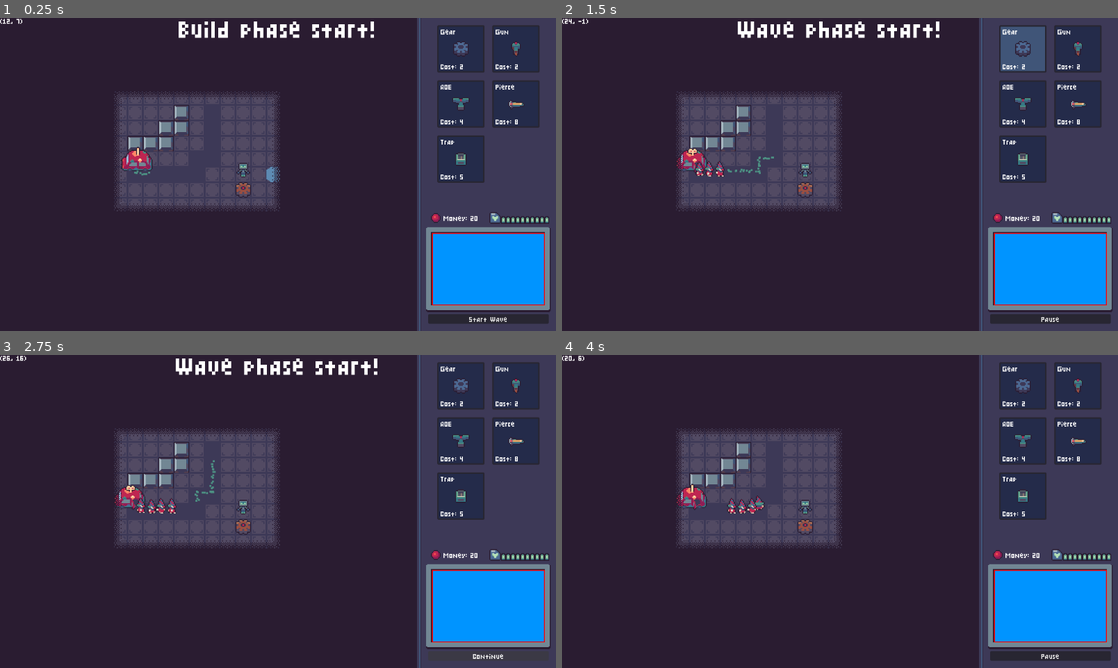
Above: before the commit, frames 1-4 (two rows, left to right).
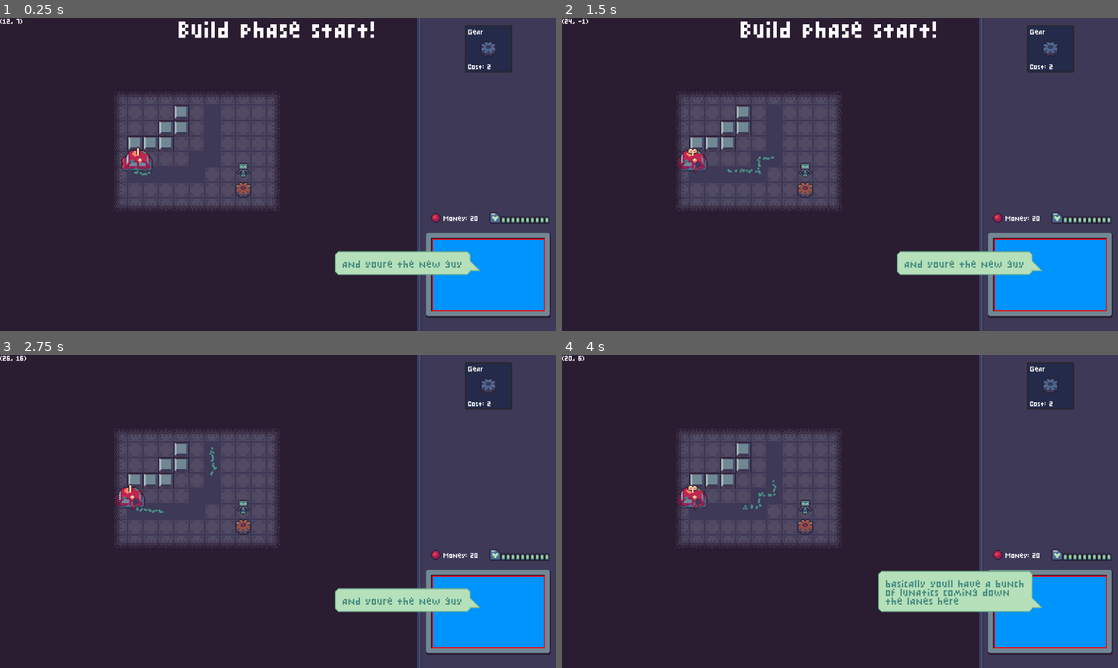
Above: after the commit, the same moments.

Repository: aughckt/spin-to-win
Game: Godot game, scene res://structure/meta/level_manager.tscn
Two runs of this game, one before a commit and one after it. Both use one fixed random seed, a clock stepped at 60 frames per second and the inputs below. The engine's default icon, where the game draws it, is replaced by a stand-in: a white triangle on a blue panel in a dark square.
Inputs (mouse positions are in pixels of both pictures, inside the frame that each line leads up to):
- Up to frame 1 (0.25 s): no input
- Up to frame 2 (1.5 s): click (1051, 318) at 0.5 s, where only the run before the commit has a clickable "Start Wave"; click (1023, 49) at 1.27 s
- Up to frame 3 (2.75 s): click (489, 655) at 2 s, where only the run before the commit has a clickable "Pause"
- Up to frame 4 (4 s): click (1051, 655) at 2.75 s, where only the run before the commit has a clickable "Continue"; tap Enter at 3.5 s; move the mouse to (962, 495) at 3.52 s; hold D (right) from 3.53 s (still down); hold E (interact) from 3.53 s (still down); click (962, 495) at 3.67 s

The runs differ from the first frame. In frame 1, 9.5% of the frame differs, in the area x 47-99%, y 2-98%; in frame 2, 11%; in frame 3, 10%; in frame 4, 11%, in the area x 22-99%, y 2-98%.

Commit message:
add interactive tutorial

Diff:
--- a/environment/environment.gd
+++ b/environment/environment.gd
@@ -36,7 +36,7 @@
 
 var tile_to_gear_set: Dictionary[Vector2i, GearSet] = {}
 var tile_to_visual: Dictionary[Vector2i, GearVisual] = {}
-var tile_to_tower: Dictionary[Vector2i, Node2D] = {}
+var tile_to_tower: Dictionary[Vector2i, GenericTower] = {}
 ##true if powered
 var ori_gear_state: Dictionary[Vector2i, bool] = {}
 
@@ -196,7 +196,7 @@
 
 				if gset.has_ori_gear:
 						if has_powered_neighbour:
-							return "you cant connect 2 origin\ngears to each other"
+							return "you cant connect 2 sets\nthat are both connected\n to an origin gear"
 						else:
 							has_powered_neighbour = true
 							neighbour_ori = gset.ori_gear_tile
@@ -206,7 +206,7 @@
 			else:
 				if gear_kind_at(candidate) == ORIGIN_GEAR:
 					if has_powered_neighbour:
-						return "you cant connect 2 origin\ngears to each other"
+						return "you cant connect 2 sets\nthat are both connected\n to an origin gear"
 
 					has_powered_neighbour = true
 					neighbour_ori = candidate
@@ -539,13 +539,20 @@
 
 		nose.vel = (-at.direction_to(target)).rotated(angle) * speed
 
+#func say_untimed(text: String) -> void:
+	#if text == "":
+		#return
+	#
+	#hud.speech_bubble.set_text(text, -1)
+	#hud.speech_bubble.show()
+
 func say(text: String) -> void:
 	if text == "":
 		return
 
-	hud.speech_bubble.set_text(text, 2)
+	hud.speech_bubble.set_text_temp(text, 2)
 	hud.speech_bubble.show()
 
-func clear_speech_bubble() -> void:
-	hud.speech_bubble.set_text("If you can see this there is a bug")
-	hud.speech_bubble.hide()
+#func clear_speech_bubble() -> void:
+	#hud.speech_bubble.set_text("If you can see this there is a bug")
+	#hud.speech_bubble.hide()
--- a/structure/levels/level_gunturn.tscn
+++ b/structure/levels/level_gunturn.tscn
@@ -4,6 +4,8 @@
 [ext_resource type="Script" uid="uid://cqeic2k8kt4v1" path="res://structure/meta/lane_data.gd" id="2_cyw1q"]
 [ext_resource type="Script" uid="uid://lglt8bhkbaeb" path="res://structure/meta/wave_data.gd" id="2_halu2"]
 [ext_resource type="PackedScene" uid="uid://2aihi36nsg0w" path="res://environment/spawn_point.tscn" id="4_cyw1q"]
+[ext_resource type="Script" uid="uid://iuvu5f8f8tjj" path="res://structure/tutorial/tutorial.gd" id="5_7f8rm"]
+[ext_resource type="Script" uid="uid://b55436prbbuts" path="res://towers/tower_data.gd" id="5_oj0pf"]
 
 [sub_resource type="Curve" id="Curve_sne7d"]
 _limits = [0.0, 10.0, 0.0, 5.0]
@@ -23,7 +25,6 @@
 metadata/_custom_type_script = "uid://cqeic2k8kt4v1"
 
 [node name="LevelGunturn" unique_id=251983101 instance=ExtResource("1_5bju1")]
-level_hp = 10
 lanes = Array[ExtResource("2_cyw1q")]([SubResource("Resource_2n1nx")])
 
 [node name="SpawnPointContainer" parent="." index="0" unique_id=1156764314]
@@ -45,7 +46,14 @@
 [node name="ArrowTiles" parent="Environment" parent_id_path=PackedInt32Array(123182581) index="9" unique_id=108710037]
 tile_map_data = PackedByteArray("AAAIAAUAAAABAAEAAAADAAcAAAAAAAAAAAAEAAcAAAAAAAAAAAAFAAcAAAAAAAAAAAAGAAcAAAAAAAAAAAAHAAcAAAABAAEAAAAIAAYAAAABAAEAAAAIAAQAAAABAAEAAAAIAAMAAAACAAAAAAAHAAYAAAAAAAAAAAA=")
 
+[node name="HUD" parent="Environment/HUD" parent_id_path=PackedInt32Array(123182581, 1083079759) index="0" unique_id=1114338]
+towers = Array[ExtResource("5_oj0pf")]([])
+
 [node name="Player" parent="Environment" parent_id_path=PackedInt32Array(123182581) index="13" unique_id=1382910038]
 position = Vector2(672, 480)
 
+[node name="Tutorial" type="Node" parent="." index="2" unique_id=773734363]
+script = ExtResource("5_7f8rm")
+metadata/_custom_type_script = "uid://iuvu5f8f8tjj"
+
 [editable path="Environment"]
--- a/structure/meta/level_manager.gd
+++ b/structure/meta/level_manager.gd
@@ -19,6 +19,8 @@
 var current_wave_index: int = 0
 
 signal wave_started
+
+
 
 @onready var level_won_timer: Timer = %LevelWonTimer
 @onready var level_lost_timer: Timer = %LevelLostTimer
--- /dev/null
+++ b/structure/tutorial/tutorial.gd
@@ -0,0 +1,112 @@
+class_name Tutorial
+extends Node
+
+var env: Env
+
+var lines := "and youre the new guy
+basically youll have a bunch|of lunatics coming down|the lanes here
+its your job to make|them emplyable
+also about the|rc robot thing
+the best i have is that it adds another degree to|any technically illegal activity|you might have to do on behalf of the company
+tried to ask legal but they wouldnt tell me
+said it would \"make me complicit\"
+anyway you know wasd right?
+@MOVE
+ok good
+you see that orange gear thing over there?
+we call these \"origin gears\"
+if you go next to it and|hold space youll start spinning it
+@SPIN
+@BUILD_UNLOCK
+you can also place stuff with the mouse
+@BUILD_GEAR
+if you connect some|gears to the origin|theyll start spinning too
+@GEAR_SPIN
+(it may be difficult to grasp|but youre somehow far|from the bottom of the barrel)
+now if you select a tower|from the menu you|can place it on any gear
+just be mindful,|the gear needs to be spinning|for the tower to be active
+@TOWER_SHOOT
+if you want to sell a tower|you can do that with right click
+also be on the lookout for noses
+theyre basically concentrated joy,|extremely valuable
+you can use them to buy|more towers and gears
+youll see
+ok i think thats everything
+press the start wave button|when youre ready and|we'll unleash the horde
+good luck".split("\n")
+
+var current_line: int = 0
+var finished: bool = false
+var speech_bubble: SpeechBubble
+
+func _ready() -> void:
+	env = Env.INST
+	env.hud.start_wave_button.hide()
+	env.is_build_phase = false
+	env.build_visual.hide()
+	speech_bubble = env.hud.speech_bubble
+
+	advance()
+
+func advance(force: bool = false) -> void:
+	if finished:
+		return
+
+	if force:
+		current_line += 1
+
+	if current_line >= lines.size():
+		env.hud.start_wave_button.show()
+		env.build_visual.show()
+		env.is_build_phase = true
+		finished = true
+		speech_bubble.clear_text_important()
+		print("TUTORIAL DONE")
+		return
+
+	if lines[current_line].begins_with("@"):
+		return
+
+	speech_bubble.set_text_important(lines[current_line].replace_char(Quip.replace, Quip.lbreak))
+	current_line += 1
+
+func cond_advance() -> void:
+	match lines[current_line].trim_suffix("\n"):
+		"@MOVE":
+			if Input.get_vector("left", "right", "up", "down") as Vector2i != Vector2i.ZERO:
+				advance(true)
+		"@SPIN":
+			if env.ori_gear_state.values().any(func (active: bool) -> bool: return active):
+				advance(true)
+		"@BUILD_UNLOCK":
+			env.build_visual.show()
+			env.is_build_phase = true
+			advance(true)
+		"@BUILD_GEAR":
+			if env.tile_to_gear_set.values().size() > 0:
+				advance(true)
+		"@GEAR_SPIN":
+			if env.tile_to_gear_set.values().any(func (gs: GearSet) -> bool:
+				return gs.has_ori_gear && env.ori_gear_state[gs.ori_gear_tile]
+				):
+				env.hud.add_tower_data(preload("res://towers/tower_data/gun_tower_data.tres"))
+				advance(true)
+		"@TOWER_SHOOT":
+			if env.tile_to_tower.values().any(func (tower: GenericTower) -> bool:
+				if !env.is_position_powered(tower.global_position):
+					return false
+
+				#good enough
+				return tower.shoot_timer <= get_process_delta_time()
+			):
+				advance(true)
+		_:
+			assert(false, "unhandled special line: %s" % lines[current_line])
+
+func _physics_process(_delta: float) -> void:
+	if current_line < lines.size() && lines[current_line].begins_with("@"):
+		cond_advance()
+		return
+
+	if Input.is_action_just_pressed("interact"):
+		advance()
--- /dev/null
+++ b/structure/tutorial/tutorial.tscn
@@ -0,0 +1,6 @@
+[gd_scene format=3 uid="uid://dx3em5mcerlud"]
+
+[ext_resource type="Script" uid="uid://iuvu5f8f8tjj" path="res://structure/tutorial/tutorial.gd" id="1_4d7s1"]
+
+[node name="Tutorial" type="Node" unique_id=793330956]
+script = ExtResource("1_4d7s1")
--- a/ui/hud.tscn
+++ b/ui/hud.tscn
@@ -266,6 +266,8 @@
 
 [node name="ScreenBorder" type="PanelContainer" parent="PanelContainer/MarginContainer/VBoxContainer/Control" unique_id=1291061240]
 texture_filter = 1
+custom_minimum_size = Vector2(258, 176)
+custom_maximum_size = Vector2(258, 176)
 layout_mode = 1
 anchors_preset = 15
 anchor_right = 1.0
@@ -288,6 +290,8 @@
 
 [node name="TextureRect" type="TextureRect" parent="PanelContainer/MarginContainer/VBoxContainer/Control/ScreenBorder" unique_id=1410244612]
 texture_filter = 1
+custom_minimum_size = Vector2(234, 150)
+custom_maximum_size = Vector2(234, 150)
 layout_mode = 2
 texture = ExtResource("12_b00kl")
 
--- a/ui/speech_bubble.gd
+++ b/ui/speech_bubble.gd
@@ -1,7 +1,9 @@
 class_name SpeechBubble
 extends Node2D
 
-@export var label: RichTextLabel
+@export var important_label: RichTextLabel
+@export var temp_label: RichTextLabel
+@export var separator: HSeparator
 
 var time_left: float = -1
 
@@ -12,9 +14,25 @@
 	time_left -= delta
 	if time_left < 0:
 		time_left = -1
-		hide()
+		temp_label.hide()
+		update_visible()
 
-func set_text(text: String, uptime: float = -1) -> void:
-	label.text = text
+func set_text_temp(text: String, uptime: float = -1) -> void:
+	temp_label.text = text
 	time_left = uptime
-	show()
+	temp_label.show()
+	update_visible()
+
+func set_text_important(text: String) -> void:
+	important_label.text = text
+	important_label.show()
+	update_visible()
+
+func clear_text_important() -> void:
+	important_label.text = ""
+	important_label.hide()
+	update_visible()
+
+func update_visible() -> void:
+	visible = important_label.visible || temp_label.visible
+	separator.visible = important_label.visible && temp_label.visible
--- a/ui/speech_bubble.tscn
+++ b/ui/speech_bubble.tscn
@@ -10,9 +10,15 @@
 texture_margin_right = 26.0
 texture_margin_bottom = 30.0
 
-[node name="SpeechBubble" type="Node2D" unique_id=1798231989 node_paths=PackedStringArray("label")]
+[sub_resource type="StyleBoxLine" id="StyleBoxLine_fbxa2"]
+color = Color(0.29803923, 0.56078434, 0.50980395, 1)
+thickness = 2
+
+[node name="SpeechBubble" type="Node2D" unique_id=1798231989 node_paths=PackedStringArray("important_label", "temp_label", "separator")]
 script = ExtResource("1_sofsi")
-label = NodePath("PanelContainer/MarginContainer/RichTextLabel")
+important_label = NodePath("PanelContainer/MarginContainer/VBoxContainer/RichTextLabel")
+temp_label = NodePath("PanelContainer/MarginContainer/VBoxContainer/RichTextLabel2")
+separator = NodePath("PanelContainer/MarginContainer/VBoxContainer/HSeparator")
 
 [node name="PanelContainer" type="PanelContainer" parent="." unique_id=837711668]
 anchors_preset = 3
@@ -33,7 +39,11 @@
 theme_override_constants/margin_right = 10
 theme_override_constants/margin_bottom = -15
 
-[node name="RichTextLabel" type="RichTextLabel" parent="PanelContainer/MarginContainer" unique_id=37448975]
+[node name="VBoxContainer" type="VBoxContainer" parent="PanelContainer/MarginContainer" unique_id=1660280659]
+layout_mode = 2
+theme_override_constants/separation = 10
+
+[node name="RichTextLabel" type="RichTextLabel" parent="PanelContainer/MarginContainer/VBoxContainer" unique_id=37448975]
 layout_mode = 2
 size_flags_horizontal = 4
 size_flags_vertical = 4
@@ -44,3 +54,22 @@
 fit_content = true
 autowrap_mode = 0
 vertical_alignment = 1
+
+[node name="HSeparator" type="HSeparator" parent="PanelContainer/MarginContainer/VBoxContainer" unique_id=2061713515]
+visible = false
+layout_mode = 2
+theme_override_constants/separation = 0
+theme_override_styles/separator = SubResource("StyleBoxLine_fbxa2")
+
+[node name="RichTextLabel2" type="RichTextLabel" parent="PanelContainer/MarginContainer/VBoxContainer" unique_id=328223820]
+visible = false
+layout_mode = 2
+size_flags_horizontal = 4
+size_flags_vertical = 4
+theme_override_colors/default_color = Color(0.29803923, 0.56078434, 0.50980395, 1)
+theme_override_font_sizes/normal_font_size = 24
+text = "TEXT TEXT TEXT TEXT
+TEXT TEXT TEXT TEXT"
+fit_content = true
+autowrap_mode = 0
+vertical_alignment = 1
Not shown, added: structure/tutorial/tutorial.gd.uid
